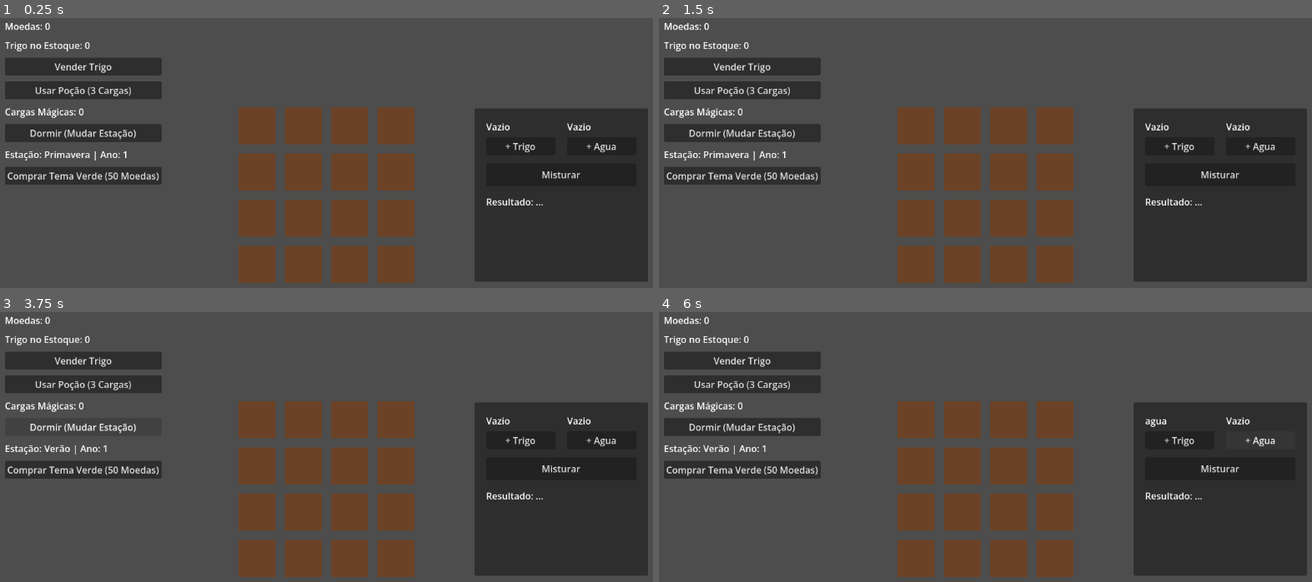
Above: before the commit, frames 1-4 (two rows, left to right).
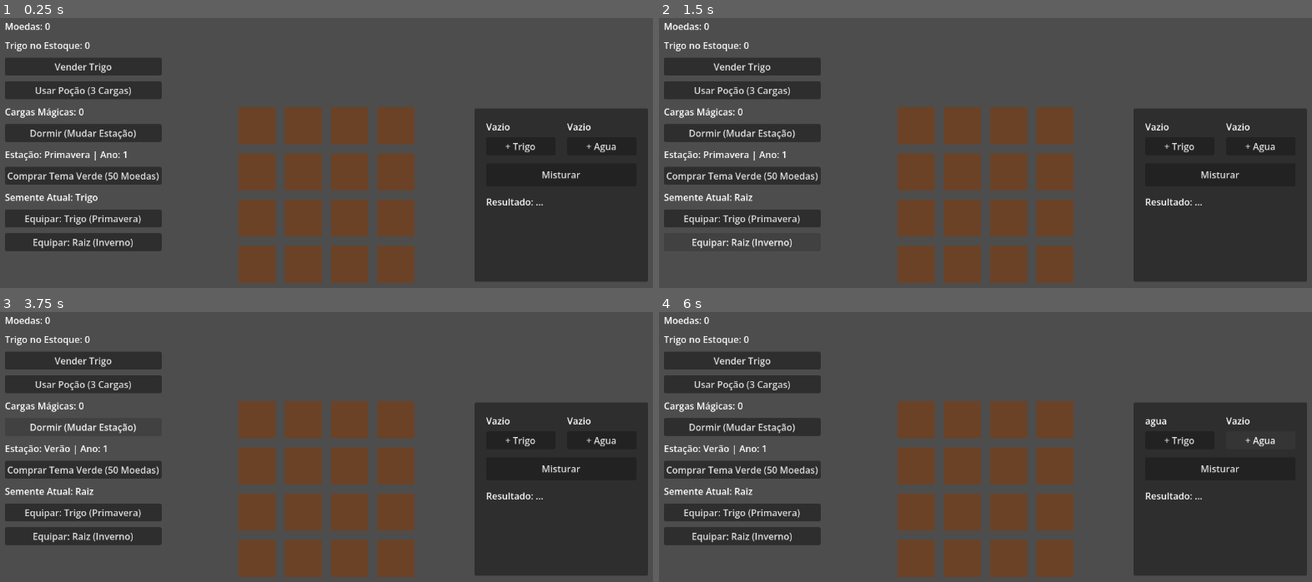
Above: after the commit, the same moments.

Repository: LeandroSatsuki/Cauldron-Crops
Game: Godot game, scene res://Scenes/Main.tscn
Two runs of this game, one before a commit and one after it. Both use one fixed random seed, a clock stepped at 60 frames per second and the inputs below.
Inputs (mouse positions are in pixels of both pictures, inside the frame that each line leads up to):
- Up to frame 1 (0.25 s): no input
- Up to frame 2 (1.5 s): click (743, 217) at 0.5 s, where only the run after the commit has a clickable "Equipar: Trigo (Primavera)"; click (743, 242) at 1.25 s, where only the run after the commit has a clickable "Equipar: Raiz (Inverno)"
- Up to frame 3 (3.75 s): click "Vender Trigo" at 2 s; click "Usar Poção (3 Cargas)" at 2.75 s; click "Dormir (Mudar Estação)" at 3.5 s
- Up to frame 4 (6 s): click "Comprar Tema Verde (50 Moedas)" at 4.25 s; click "+ Trigo" at 5 s; click "+ Agua" at 5.75 s

The runs differ from the first frame. In frame 1, 3.2% of the frame differs, in the area x 0-25%, y 65-87%; in frame 2, 1.9%; in frame 3, 3.2%; in frame 4, 3.2%.

Commit message:
seletor de sementes e inverno funcionando

Diff:
--- a/Scenes/UI.tscn
+++ b/Scenes/UI.tscn
@@ -43,3 +43,15 @@
 [node name="ComprarCosmeticoButton" type="Button" parent="LeftPanel"]
 layout_mode = 2
 text = "Comprar Tema Verde (50 Moedas)"
+
+[node name="SementeLabel" type="Label" parent="LeftPanel"]
+layout_mode = 2
+text = "Semente Atual: Trigo"
+
+[node name="EquiparTrigoButton" type="Button" parent="LeftPanel"]
+layout_mode = 2
+text = "Equipar: Trigo (Primavera)"
+
+[node name="EquiparInvernoButton" type="Button" parent="LeftPanel"]
+layout_mode = 2
+text = "Equipar: Raiz (Inverno)"
--- a/Scripts/FarmPlot.gd
+++ b/Scripts/FarmPlot.gd
@@ -34,11 +34,11 @@
 	match estado_atual:
 		State.VAZIO:
 			# Se o lote for clicado no estado VAZIO:
-			# Acessa a chave 'semente_basica' no Autoload Database
-			if "semente_basica" in Database:
-				semente_atual = Database.semente_basica
+			var semente_id = GlobalInventory.semente_selecionada
+			if semente_id in Database:
+				semente_atual = Database.get(semente_id)
 			else:
-				push_error("Chave 'semente_basica' não encontrada no Autoload Database!")
+				push_error("Semente '%s' não encontrada no Autoload Database!" % semente_id)
 				return
 
 			if semente_atual.get("estacao_ideal") != SeasonManager.estacao_atual:
--- a/Scripts/GlobalInventory.gd
+++ b/Scripts/GlobalInventory.gd
@@ -2,6 +2,7 @@
 
 var inventario: Dictionary = {}
 var cargas_crescimento: int = 0
+var semente_selecionada: String = "semente_basica"
 
 func adicionar_item(produto: String, quantidade: int = 1) -> void:
 	if inventario.has(produto):
--- a/Scripts/UI.gd
+++ b/Scripts/UI.gd
@@ -8,6 +8,9 @@
 @onready var dormir_button: Button = $LeftPanel/DormirButton
 @onready var season_label: Label = $LeftPanel/SeasonLabel
 @onready var comprar_cosmetico_button: Button = $LeftPanel/ComprarCosmeticoButton
+@onready var semente_label: Label = $LeftPanel/SementeLabel
+@onready var equipar_trigo_button: Button = $LeftPanel/EquiparTrigoButton
+@onready var equipar_inverno_button: Button = $LeftPanel/EquiparInvernoButton
 
 func _ready() -> void:
 	if vender_button:
@@ -18,6 +21,10 @@
 		dormir_button.pressed.connect(_on_dormir_button_pressed)
 	if comprar_cosmetico_button:
 		comprar_cosmetico_button.pressed.connect(_on_comprar_cosmetico_button_pressed)
+	if equipar_trigo_button:
+		equipar_trigo_button.pressed.connect(_on_equipar_trigo_button_pressed)
+	if equipar_inverno_button:
+		equipar_inverno_button.pressed.connect(_on_equipar_inverno_button_pressed)
 
 func _process(_delta: float) -> void:
 	if moedas_label:
@@ -45,3 +52,13 @@
 	if EconomyManager.remover_moedas(50):
 		print("Tema comprado e aplicado!")
 		RenderingServer.set_default_clear_color(Color(0.1, 0.4, 0.1))
+
+func _on_equipar_trigo_button_pressed() -> void:
+	GlobalInventory.semente_selecionada = "semente_basica"
+	if semente_label:
+		semente_label.text = "Semente Atual: Trigo"
+
+func _on_equipar_inverno_button_pressed() -> void:
+	GlobalInventory.semente_selecionada = "semente_inverno"
+	if semente_label:
+		semente_label.text = "Semente Atual: Raiz"
